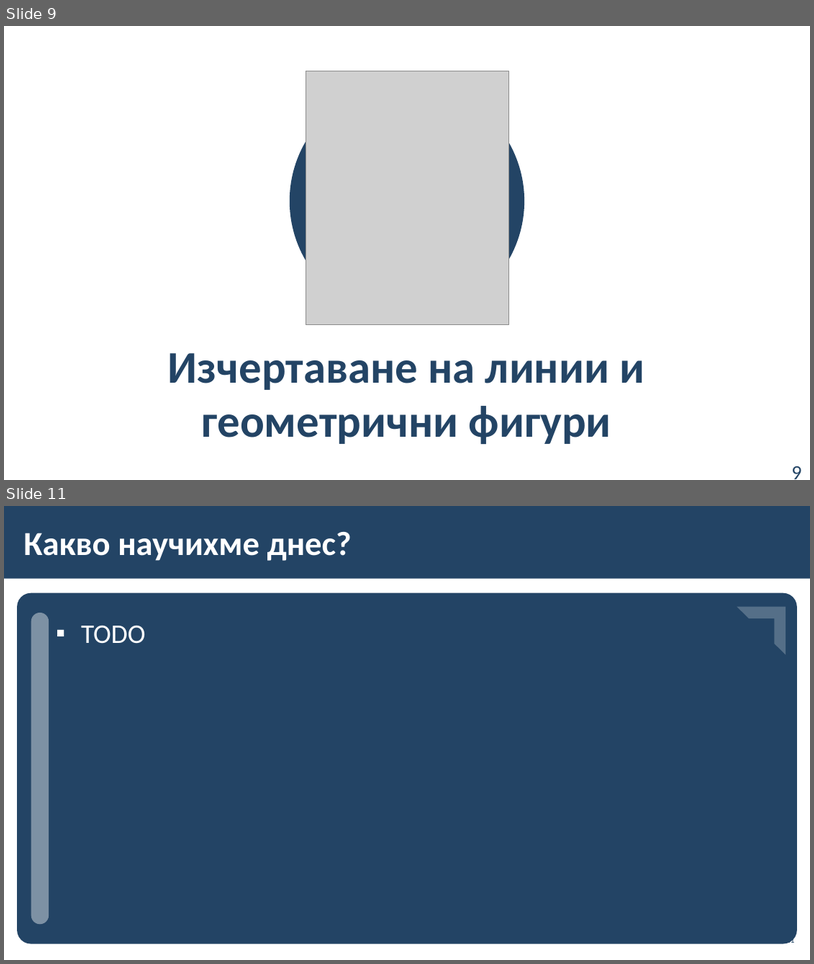
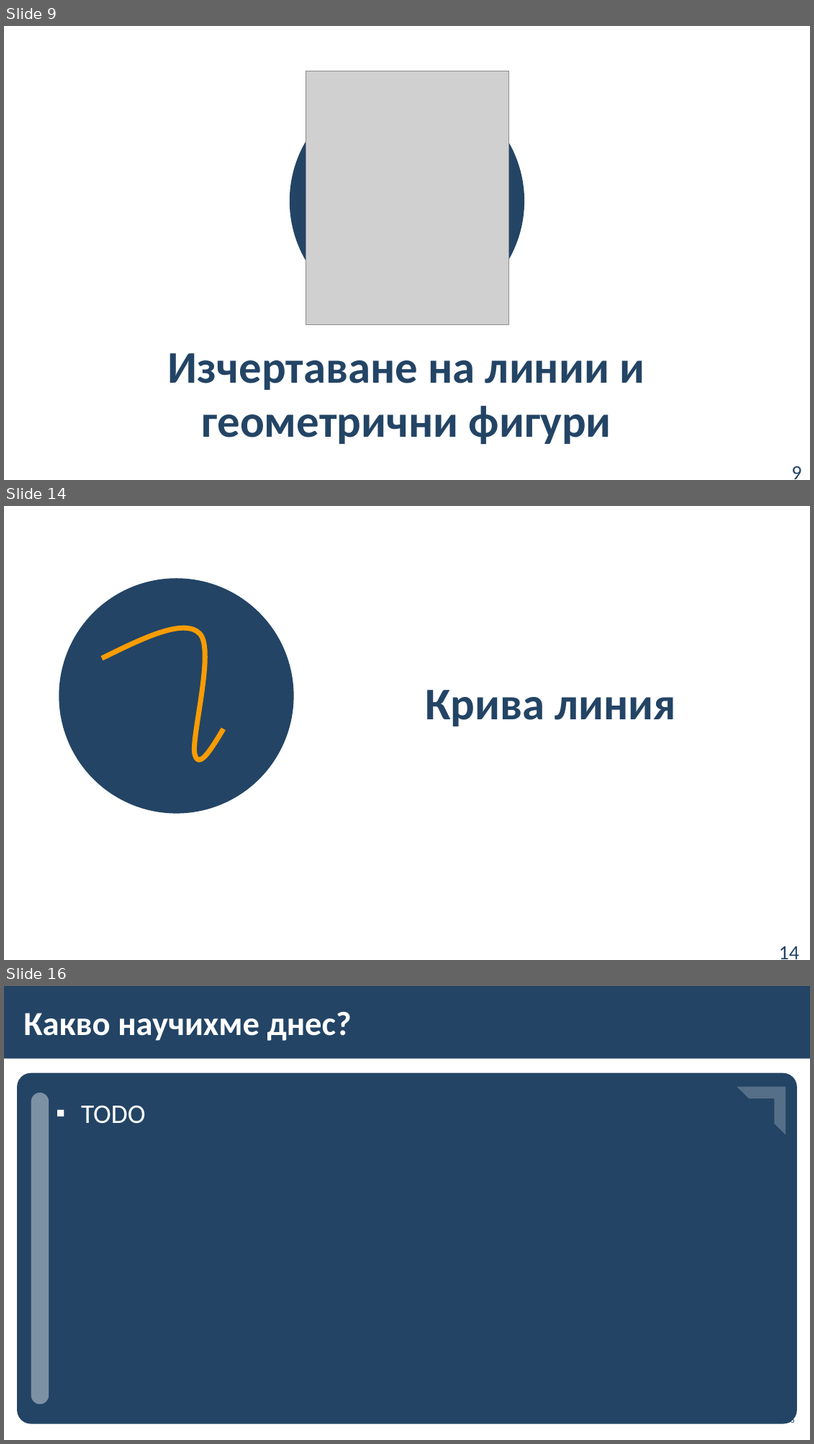
Before and after one commit to BG-IT-Edu/School-Programming, a slide deck: Courses/Computer-Modeling-and-IT/Computer-Modeling-and-IT-5-Class/13-Freehand-Drawing-and-Painting-Tools/13-Freehand-Drawing-and-Painting-Tools.pptx. Shown one above the other, each under a label of ours: slides 9 and 11 before the commit, slides 9, 14 and 16 after it; the slides between them are not shown. The pictures are 814x964 and 814x1444 pixels, drawn with LibreOffice and Linux fonts; fonts in the diff are those of the drawing; grey boxes stand for pictures; background and template pictures are left out. Boxes give left, top, right and bottom in pixels: in the first picture for what was removed or moved away, otherwise in the second. Text is boxed around its words. In the diff, an @@ line names an element or a change of style, - is before the commit and + after.

```diff
--- a/Courses/Computer-Modeling-and-IT/Computer-Modeling-and-IT-5-Class/13-Freehand-Drawing-and-Painting-Tools/13-Freehand-Drawing-and-Painting-Tools.pptx
+++ b/Courses/Computer-Modeling-and-IT/Computer-Modeling-and-IT-5-Class/13-Freehand-Drawing-and-Painting-Tools/13-Freehand-Drawing-and-Painting-Tools.pptx
@@ slide 14 added at box(4, 506, 810, 960), background #FFFFFF @@
@@ ellipse added at box(59, 578, 294, 813), fill #234465 @@
@@ freeform shape added at box(102, 628, 224, 759), outline #F99C00 6 pt @@
@@ title added at box(425, 690, 676, 726), 54 pt, text #234465, bold @@
+Крива линия
@@ page number added at box(779, 946, 800, 959), 24 pt, text #234465 @@
+14
@@ what was slide 11 is now slide 16 @@
```
Also in this commit, not shown: 2 slides changed, 4 other slides added.
